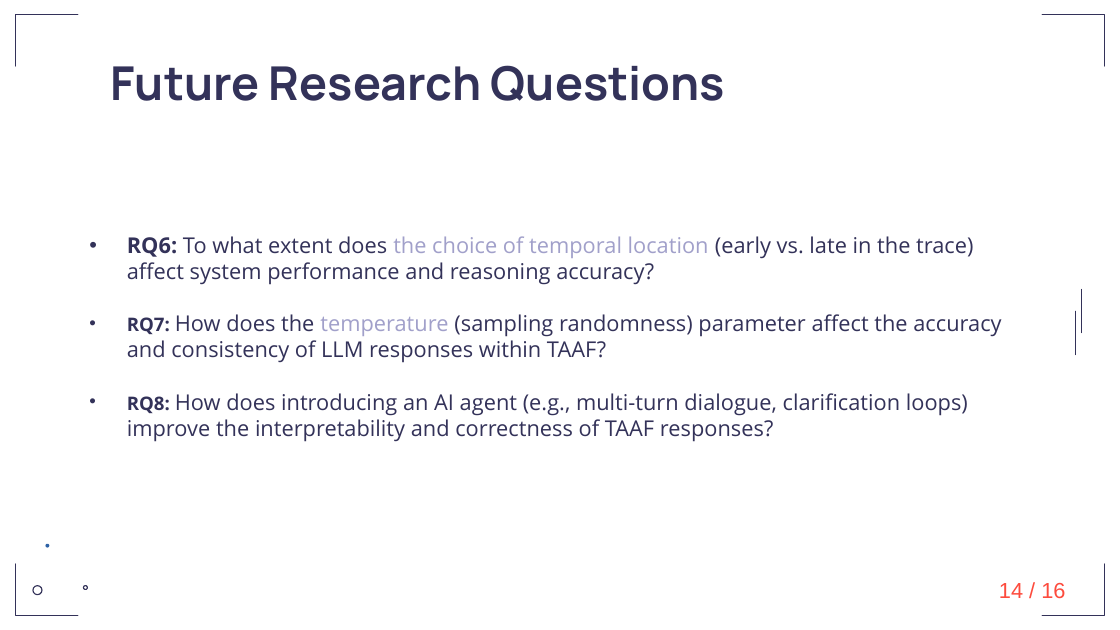
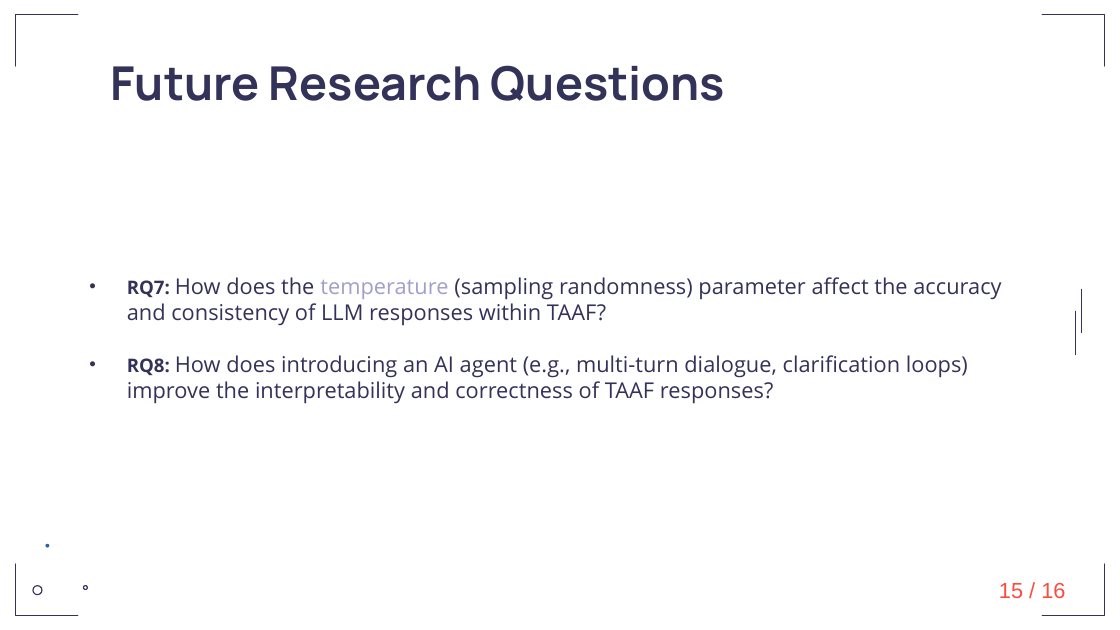
Before and after one commit to Alireza-Ezaz/TAAF-LLM-KG-State-System-, a slide deck: slide 16 of results/Evaluation.pptx (slide 14 before the commit). Drawn at 1120x630 pixels with LibreOffice and Linux fonts; fonts in the diff are those of the drawing. Boxes give left, top, right and bottom in pixels: in the first picture for what was removed or moved away, otherwise in the second. Text is boxed around its words. In the diff, an @@ line names an element or a change of style, - is before the commit and + after.

Commit message:
Updated presentation.

```diff
--- a/results/Evaluation.pptx
+++ b/results/Evaluation.pptx
@@ subtitle at (127,236,973,285): paragraph removed @@
-• RQ6: To what extent does the choice of temporal location (early vs. late in the trace) affect system performance and reasoning accuracy?
@@ subtitle "RQ7: How does the temperature ...": place and size @@
-subtitle "RQ7: How does the temperature ..." at (127,236,1001,442)
+subtitle "RQ7: How does the temperature ..." at (127,277,1001,404)
@@ text at (999,583,1065,598): text changed @@
-14 / 16
+15 / 16
```
Also in this commit, not shown: 2 slides added.
